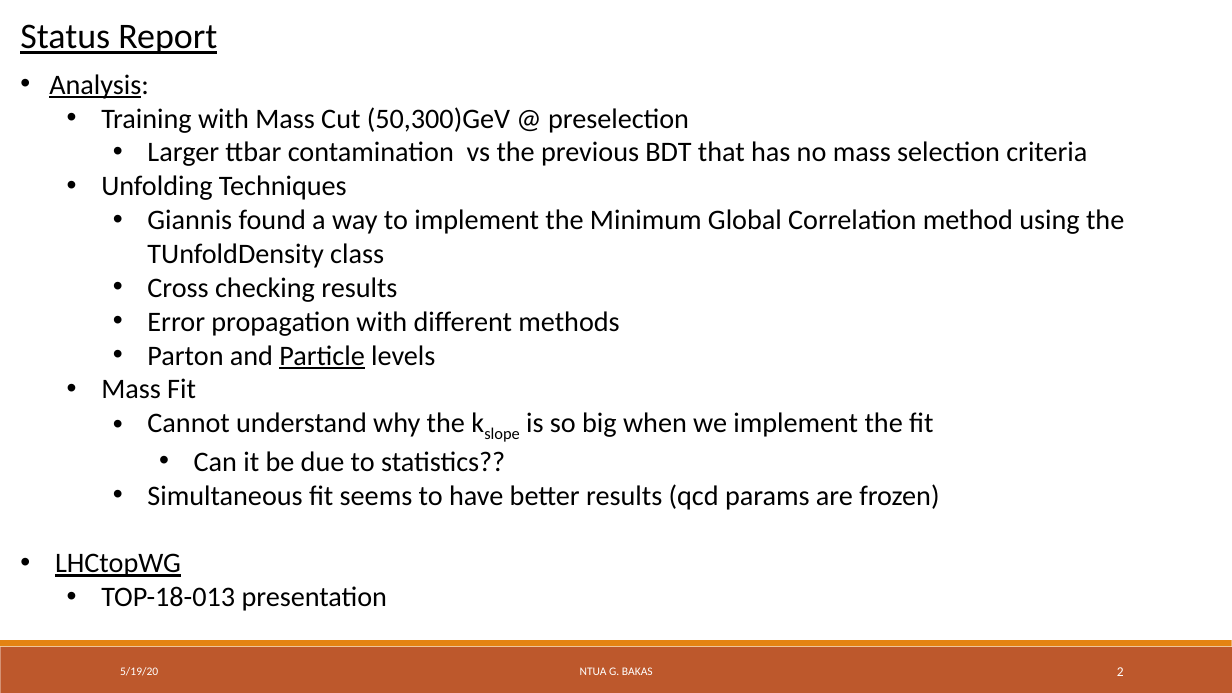
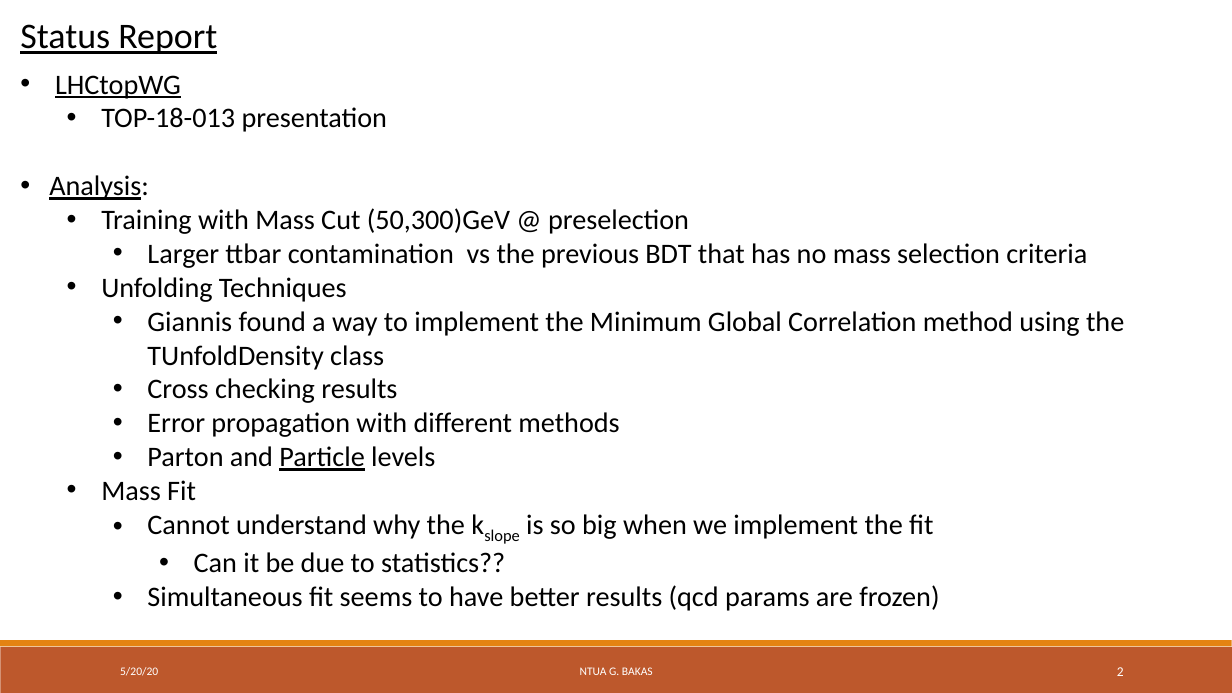
Before and after one commit to georgebakas/HEP-NTUA, a slide deck: slide 2 of Weekly Meetings/HEP_Weekly_20May2020.pptx. Drawn at 1232x693 pixels with LibreOffice and Linux fonts; fonts in the diff are those of the drawing; background and template pictures are left out. Boxes give left, top, right and bottom in pixels: in the first picture for what was removed or moved away, otherwise in the second. Text is boxed around its words. In the diff, an @@ line names an element or a change of style, - is before the commit and + after.

```diff
--- a/Weekly Meetings/HEP_Weekly_20May2020.pptx
+++ b/Weekly Meetings/HEP_Weekly_20May2020.pptx
@@ text at (55,75,388,132): paragraphs added @@
+• LHCtopWG
+  • TOP-18-013 presentation
@@ text at (55,553,388,611): paragraphs removed @@
-• LHCtopWG
-  • TOP-18-013 presentation
@@ text at (120,667,158,676): text changed @@
-5/19/20
+5/20/20
```
Also in this commit, not shown: 7 other slides changed, 24 other files.
